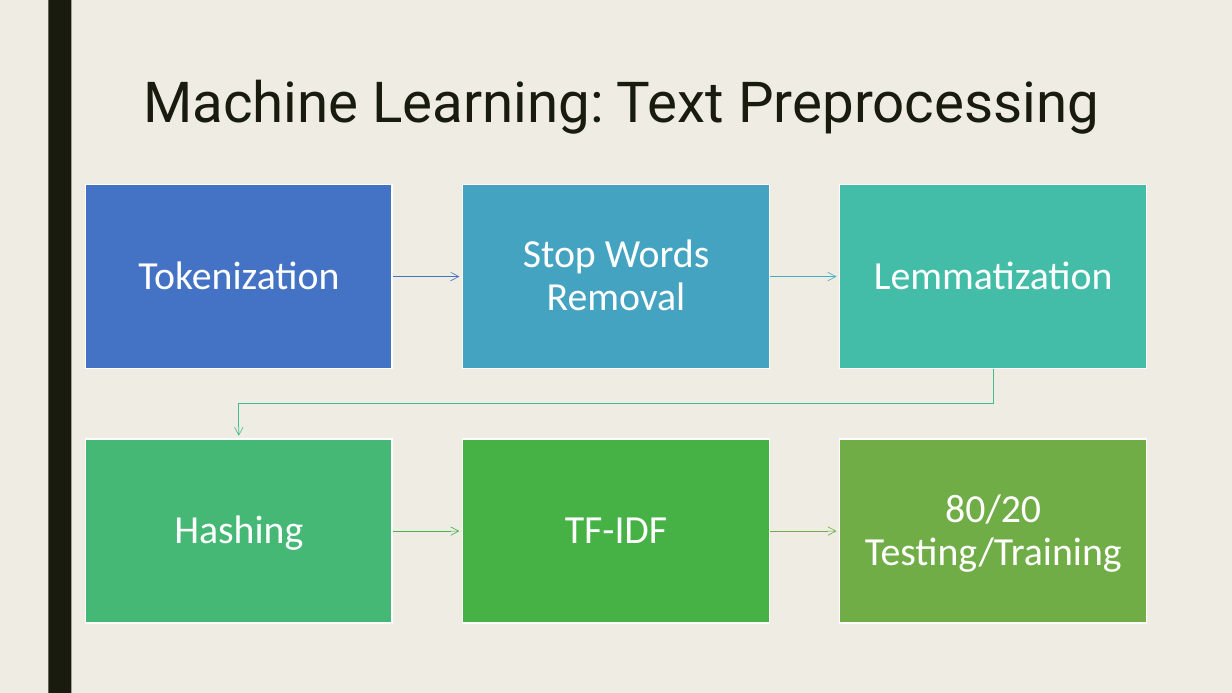
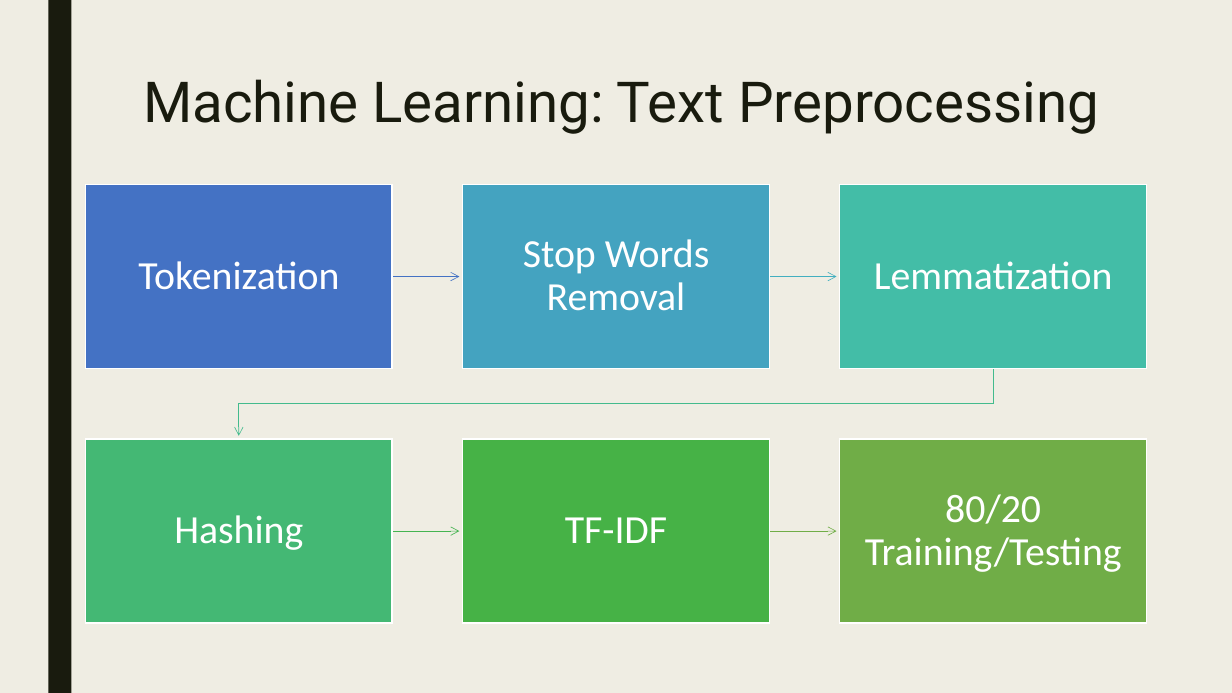
Before and after one commit to James-Ashley/sentiment-analysis-dashboard, a slide deck: slide 8 of Group_project3_deck.pptx. Drawn at 1232x693 pixels with LibreOffice and Linux fonts; fonts in the diff are those of the drawing. Boxes give left, top, right and bottom in pixels: in the first picture for what was removed or moved away, otherwise in the second. Text is boxed around its words. In the diff, an @@ line names an element or a change of style, - is before the commit and + after.

Commit message:
typo fix

```diff
--- a/Group_project3_deck.pptx
+++ b/Group_project3_deck.pptx
@@ text at (x1=865, y1=494, x2=1122, y2=572): text changed @@
-80/20 Testing/Training
+80/20 Training/Testing
```
